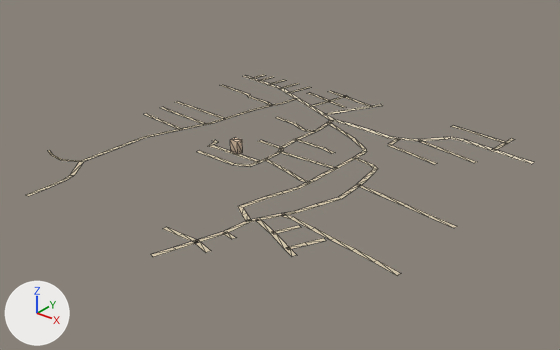
Before and after pictures for a commit that changed the glTF model public/assets/bengaluru-region-v1/tiles/t42_-10-l0.glb.
Camera for both pictures: a 50 mm camera at (21800.0, -5433.0, 407.0) aimed at (21258.0, -4756.0, -13.0). Every picture has the same lights, and +X, +Y and +Z are marked at lower left. The first picture is the older version. Mesh edges are drawn as thin lines.

In view in the first picture: 'ground' and 1 more.
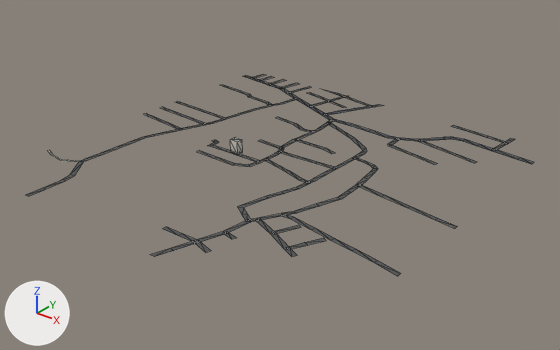
What differs and where, as boxes [x1, y1, x2, y2] in the pictures (560 x 350 px; the box of a moved part takes in the faces that stretch with it):
part 1 of me_ground, moved or reshaped: [487, 136, 534, 164] in both
part 2 of me_ground, moved or reshaped: before [144, 74, 458, 276]; after [144, 74, 457, 276]
part 3 of me_ground, reshaped: [26, 150, 64, 196] in both
part 4 of me_ground, recoloured: [26, 77, 534, 267] in both

Edits to the bpy script that builds the scene:
```text
Change me_ground:
    used by ob_ground; location = (21000.0, -5000.0, 0.0)
    verts and faces of me_ground; kept vertices keep their numbers, new ones are numbered from 446
    before: 2 (449.0, 478.0, 1.0) at pixel (506, 144), 3 (445.0, 486.0, 1.0) at pixel (505, 141), 60 (472.0, 442.0, 1.0) at pixel (511, 157), 61 (473.0, 450.0, 1.0) at pixel (514, 155)
    before: 112 (83.0, 25.0, 1.0) at pixel (44, 187), 113 (89.0, 25.0, 1.0) at pixel (47, 188), 402 (1.0, 94.0, 1.0) at pixel (49, 150), 403 (-1.0, 91.0, 1.0) at pixel (47, 150), 404 (16.0, 88.0, 1.0) at pixel (53, 154)
    before: 405 (16.0, 85.0, 1.0) at pixel (51, 155)
    remove me_ground.from_pydata(...)  # 446 vertices, 362 faces; spans x -1.0..501.0, y -1.0..503.0, z 1.0
    add me_ground.from_pydata(...)  # 452 vertices, 368 faces; spans x 0.0..500.0, y 0.0..500.0, z 1.0
    me_ground part 1
    add verts[3] = (445.0, 485.0, 1.0)  # moved, pixel (505, 141)
    add verts[2] = (450.0, 479.0, 1.0)  # moved, pixel (507, 144)
    add verts[61] = (481.0, 449.0, 1.0)  # moved, pixel (520, 157)
    add verts[60] = (480.0, 441.0, 1.0)  # moved, pixel (517, 159)
    me_ground part 2
    13 vertices are removed from x 20.0..501.0, y -1.0..502.0, z 1.0
    23 faces are deleted
    4 vertices in x 68.0..399.0, y 250.0..320.0, z 1.0 move by (3.0, 0.0, 0.0)
    21 vertices move from x 26.0..499.0, y 120.0..503.0, z 1.0 to x 11.0..500.0, y 126.0..500.0, z 1.0
    17 vertices are added at x 9.0..500.0, y 0.0..500.0, z 1.0
    27 new faces join them
    me_ground part 3
    add delete_vertices([402, 403])  # with the faces that use them
    add verts[113] = (89.0, 24.0, 1.0)  # moved, pixel (45, 189)
    add verts[112] = (83.0, 24.0, 1.0)  # moved, pixel (42, 187)
    add verts[461] = (0.0, 94.0, 1.0)  # pixel (49, 150)
    add verts[462] = (0.0, 94.0, 1.0)  # pixel (49, 150)
    add verts[463] = (0.0, 94.0, 1.0)  # pixel (49, 150)
    add verts[464] = (0.0, 91.0, 1.0)  # pixel (47, 150)
    add faces += [(461, 462, 463), (462, 464, 463), (405, 463, 464), (404, 463, 405)]
    me_ground part 4: 337 kept faces spanning x 0.0..500.0, y 0.0..500.0, z 1.0 get new vertex colours; the middle colour goes from beige #d7c9ae to dark grey #535556
```
